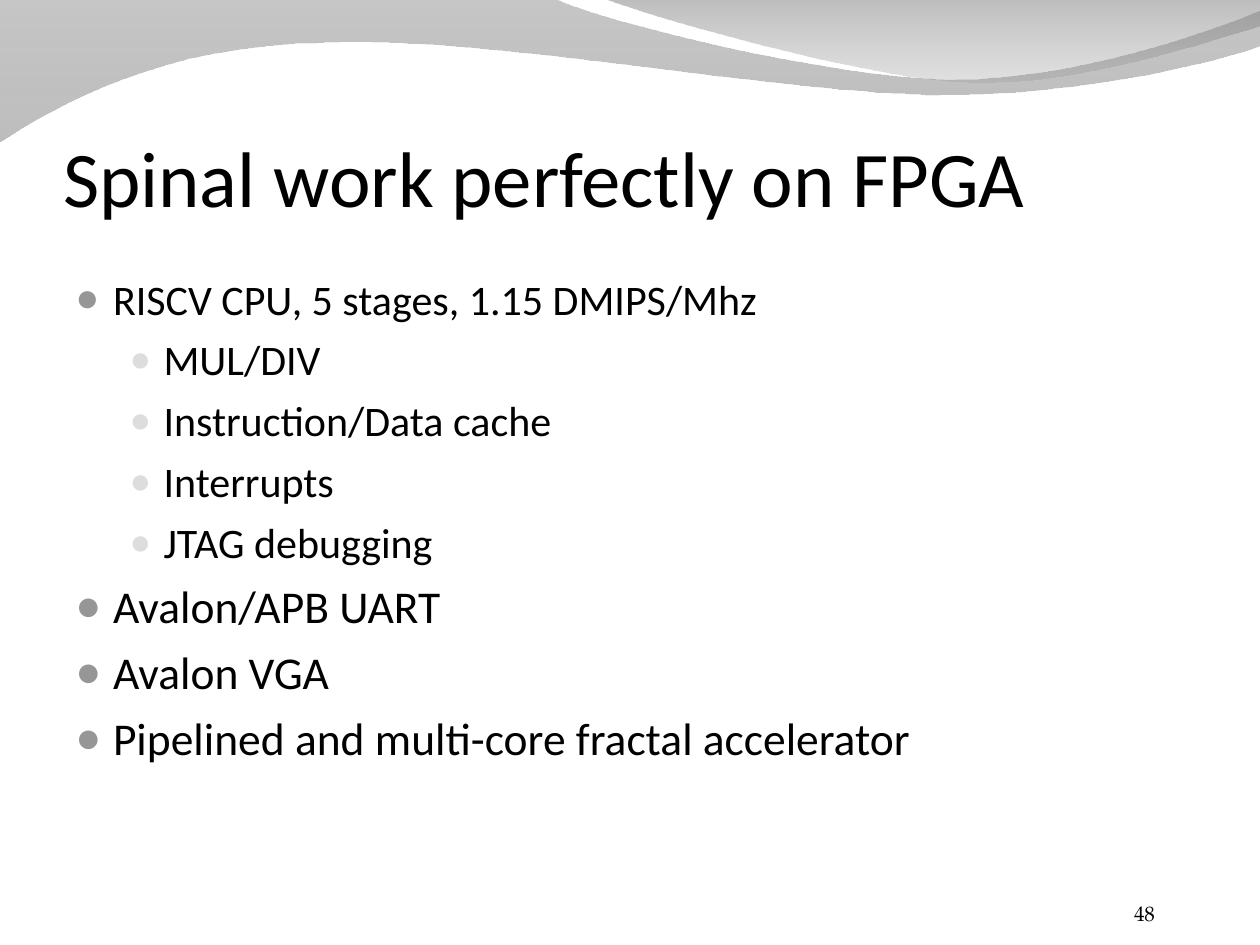
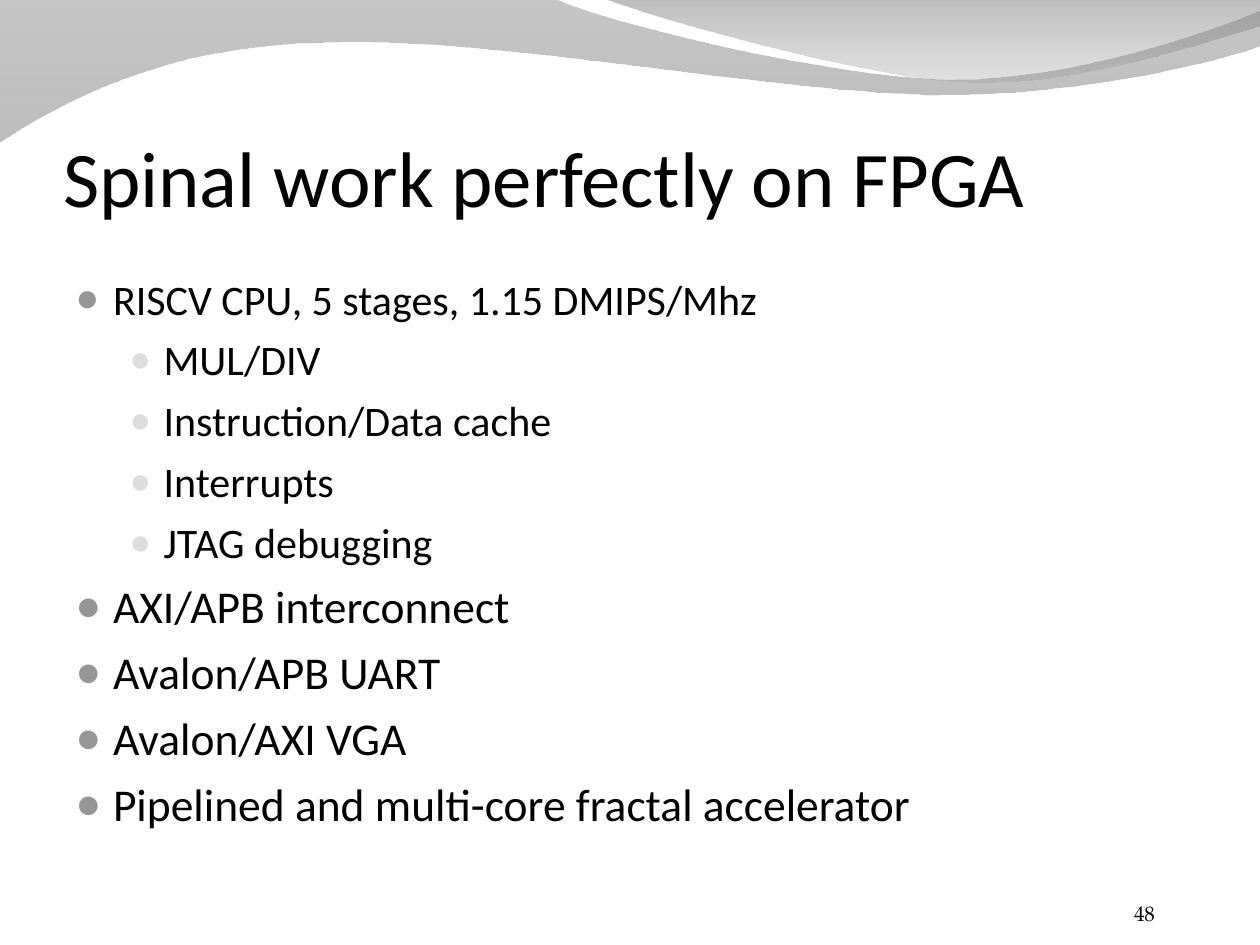
Before and after one commit to SpinalHDL/SpinalDoc, a slide deck: slide 48 of presentation/en/presentation.odp. Drawn at 1260x945 pixels with LibreOffice and Linux fonts; fonts in the diff are those of the drawing; background and template pictures are left out. Boxes give left, top, right and bottom in pixels: in the first picture for what was removed or moved away, otherwise in the second. Text is boxed around its words. In the diff, an @@ line names an element or a change of style, - is before the commit and + after.

```diff
--- a/presentation/en/presentation.odp
+++ b/presentation/en/presentation.odp
@@ text at (113,591,509,625): paragraph added @@
+● AXI/APB interconnect
@@ text at (113,723,406,757): text changed @@
-● Avalon VGA
+● Avalon/AXI VGA
```
Also in this commit, not shown: 4 other slides changed, 6 other files.
